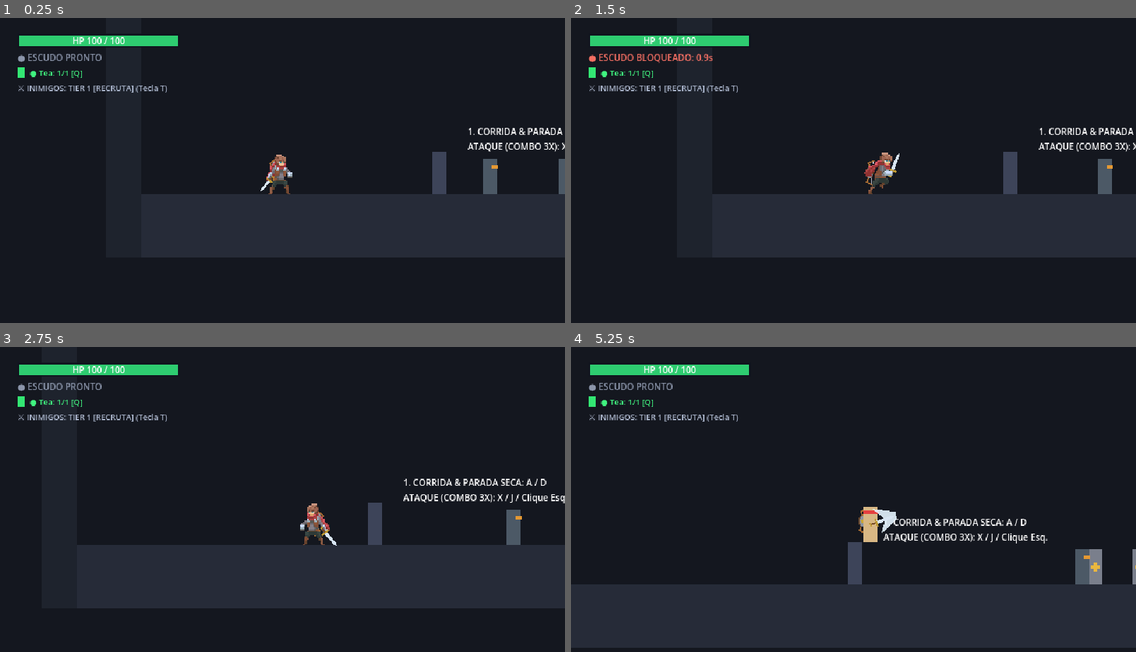
Above: before the commit, frames 1-4 (two rows, left to right).
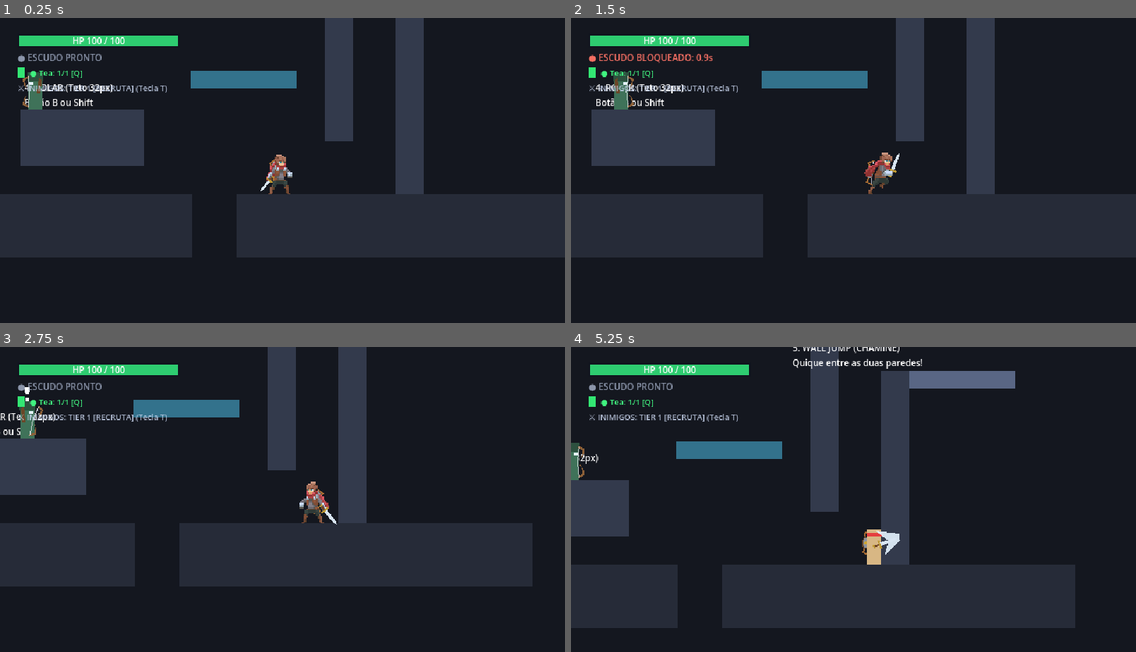
Above: after the commit, the same moments.

Repository: Theadrill/Godot-Roguelike-Prototype
Game: Godot game, scene res://src/world/movement_gym.tscn
Same seed, same stepped clock (60 frames per second), same inputs: the game is played once before the commit and once after it.
Inputs (mouse positions are in pixels of both pictures, inside the frame that each line leads up to):
- Up to frame 1 (0.25 s): no input
- Up to frame 2 (1.5 s): tap A (move_left) at 0.5, 1.25 s; move the mouse to (977, 161) at 0.52 s; press the mouse at (977, 161) at 0.53 s; hold D (move_right) from 0.53 s (still down); tap Space (jump) at 0.77 s; move the mouse to (740, 191) at 1.27 s; release the mouse at (740, 191) at 1.28 s; right-click (740, 191) at 1.35 s
- Up to frame 3 (2.75 s): tap Space (jump) at 1.52 s; tap A (move_left) at 2 s; move the mouse to (339, 435) at 2.02 s; release D (move_right) at 2.03 s; hold A (move_left) from 2.03 s (still down); tap Q (heal) at 2.1 s
- Up to frame 4 (5.25 s): move the mouse to (825, 569) at 2.77 s; release A (move_left) at 2.78 s; hold D (move_right) 2.78-4.28 s; tap E (interact) at 2.85 s; click (825, 569) at 2.92 s; tap Space (jump) at 3.02, 3.77, 4.52 s; tap A (move_left) at 3.5, 4.25 s; move the mouse to (1023, 554) at 3.52 s; hold Keypad 2 (look_down) 3.53-4.28 s; move the mouse to (684, 456) at 4.27 s; hold A (move_left) 4.28-5.03 s; tap Keypad 4 (look_left) at 4.35 s; move the mouse to (881, 505) at 5.02 s; hold D (move_right) from 5.03 s (still down); tap Keypad 6 (look_right) at 5.1 s; click (881, 505) at 5.17 s

The runs differ from the first frame. In frame 1, 17% of the frame differs, in the area x 0-100%, y 0-79%; in frame 2, 17%; in frame 3, 25%; in frame 4, 27%, in the area x 0-100%, y 0-99%.

Commit message:
fix(player): flip wall cling and wall slide sprites horizontally to match in-game wall facing

Diff:
--- a/src/world/movement_gym.tscn
+++ b/src/world/movement_gym.tscn
@@ -220,10 +220,10 @@
 tier_2_behavior = 1
 
 [node name="Archer" parent="." unique_id=1638382328 instance=ExtResource("4_archer")]
-position = Vector2(726, 190)
+position = Vector2(672, 189)
 
 [node name="Player" parent="." unique_id=794960122 instance=ExtResource("1_player")]
-position = Vector2(-190, 288)
+position = Vector2(952, 288)
 run_speed = 150.0
 wall_recovery_gravity_multiplier = 0.5
 roll_speed = 170.0
Not shown: 1 places in assets/player/adventurer/player_frames.tres that only renumber resources
Binary file changed: assets/player/adventurer/wall_slide/individual/adventurer_wall_slide_00.png
Not shown, added: assets/player/adventurer/wall_slide/individual/adventurer_wall_slide_00.png.import
Binary file changed: assets/player/adventurer/wall_slide/individual/adventurer_wall_slide_01.png
Not shown, added: assets/player/adventurer/wall_slide/individual/adventurer_wall_slide_01.png.import
Binary file changed: assets/player/adventurer/wall_slide/individual/adventurer_wall_slide_02.png
Not shown, added: assets/player/adventurer/wall_slide/individual/adventurer_wall_slide_02.png.import
Binary file changed: assets/player/adventurer/wall_slide/player_wall_slide_sheet.png
Not shown, added: assets/player/adventurer/wall_slide/player_wall_slide_sheet.png.import
